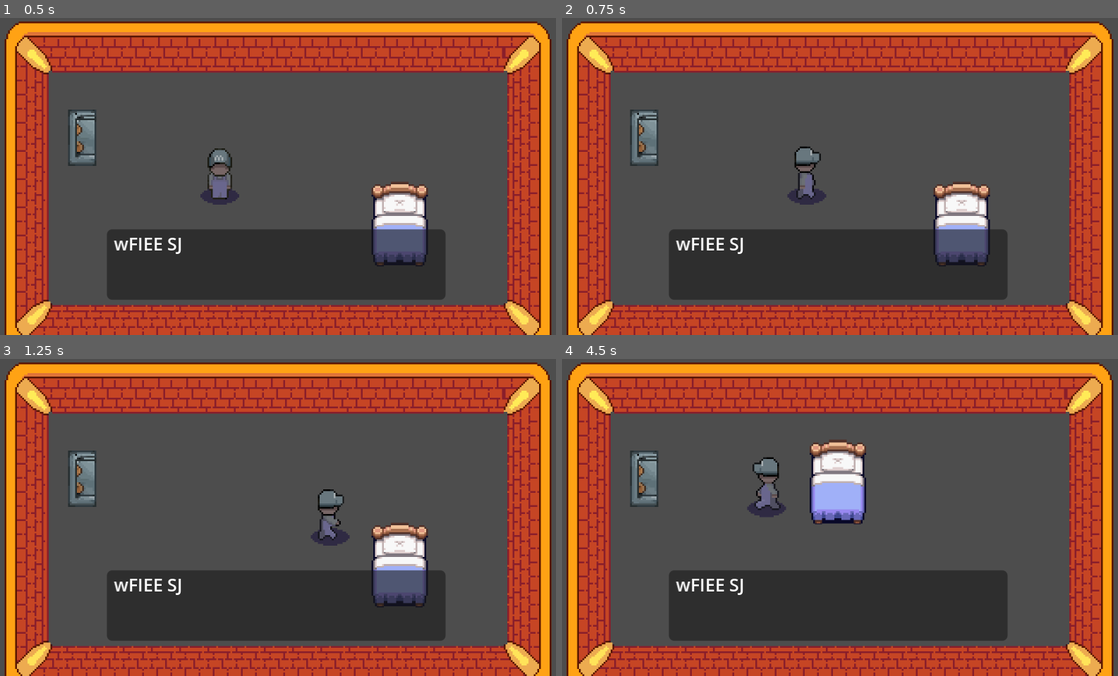
Above: before the commit, frames 1-4 (two rows, left to right).
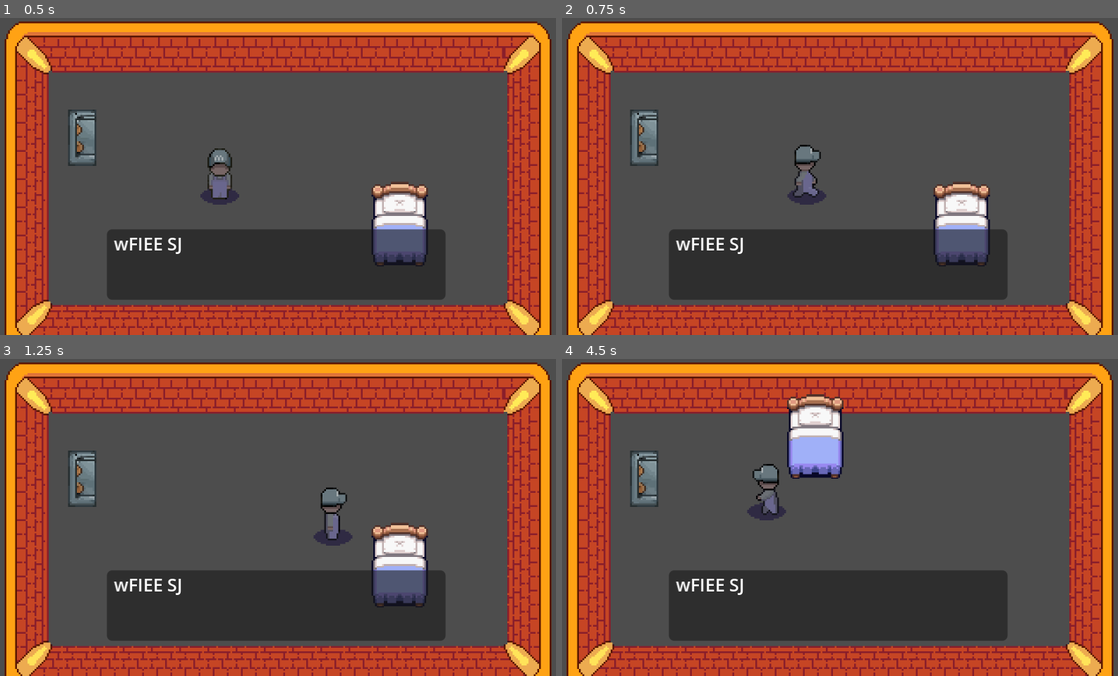
Above: after the commit, the same moments.

Repository: jeanRosa17/project-move-out
Game: Godot game, scene res://Levels/Empty TopDownRoom.tscn
Two runs of this game, one before a commit and one after it. Both use one fixed random seed, a clock stepped at 60 frames per second and the inputs below.
Inputs (mouse positions are in pixels of both pictures, inside the frame that each line leads up to):
- Up to frame 1 (0.5 s): no input
- Up to frame 2 (0.75 s): move the mouse to (962, 160) at 0.52 s; hold Right (MoveRight) from 0.53 s (still down); hold Shift (Push-Pull) from 0.53 s (still down); click (962, 160) at 0.6 s
- Up to frame 3 (1.25 s): keep holding Right (MoveRight); keep holding Shift (Push-Pull)
- Up to frame 4 (4.5 s): move the mouse to (728, 533) at 1.27 s; release Right (MoveRight) at 1.28 s; release Shift (Push-Pull) at 1.28 s; hold S (MoveDown) 1.28-2.03 s; tap Shift (Push-Pull) at 1.35 s; click (728, 533) at 1.55 s; move the mouse to (895, 447) at 2.02 s; hold Right (MoveRight) 2.03-2.78 s; hold Shift (Push-Pull) 2.03-2.78 s; right-click (895, 447) at 2.1 s; move the mouse to (812, 580) at 2.77 s; hold W (MoveUp) 2.78-3.53 s; click (812, 580) at 2.85 s; move the mouse to (1006, 565) at 3.52 s; hold Shift (Push-Pull) 3.53-4.28 s; hold Left (MoveLeft) from 3.53 s (still down); move the mouse to (673, 469) at 4.27 s; click (673, 469) at 4.35 s

Frame 1 is identical in both runs. In frame 2, 0.3% of the frame differs, in the area x 41-47%, y 40-58%; in frame 3, 0.5%; in frame 4, 5.1%, in the area x 33-55%, y 11-53%.

Commit message:
Attempted to fix Push state exiting shenanigans

Diff:
--- a/Player/Player.tscn
+++ b/Player/Player.tscn
@@ -833,7 +833,7 @@
 "duration": 1.0,
 "texture": SubResource("AtlasTexture_b5gfp")
 }],
-"loop": true,
+"loop": false,
 "name": &"push down",
 "speed": 6.0
 }, {
@@ -862,7 +862,7 @@
 "duration": 1.0,
 "texture": SubResource("AtlasTexture_6oo8f")
 }],
-"loop": true,
+"loop": false,
 "name": &"push side",
 "speed": 6.0
 }, {
@@ -891,7 +891,7 @@
 "duration": 1.0,
 "texture": SubResource("AtlasTexture_wy7gj")
 }],
-"loop": true,
+"loop": false,
 "name": &"push up",
 "speed": 6.0
 }, {
@@ -975,7 +975,7 @@
 
 [node name="NewAnimatedSprite2D" type="AnimatedSprite2D" parent="."]
 sprite_frames = SubResource("SpriteFrames_dter7")
-animation = &"throw up"
+animation = &"push up"
 autoplay = "idle down"
 
 [node name="Detector" type="Area2D" parent="."]
--- a/Scripts/Player Scripts/Controller.gd
+++ b/Scripts/Player Scripts/Controller.gd
@@ -48,6 +48,7 @@
 ## 2. node from the Furniture Group is around the player
 ## 3. Furniture node can be lifted
 func handleLift(_delta:float) -> void:
+	pass
 	if (Input.is_action_just_pressed("Lift")):
 		if ((self.manager.furniture) and (self.manager.furniture.isLifting)):
 			self.manager.changeState("Throw")
@@ -57,7 +58,7 @@
 
 ## Handles "Push" and "Pull"
 func handlePushPull(_delta:float) -> void:
-	if (Input.is_action_pressed("Push-Pull")):
+	if (Input.is_action_just_pressed("Push-Pull")):
 		if (self.manager.getStateName() != "Push"): self.manager.changeState("Push")
 
 func handleInteract(_delta:float) -> void:
--- a/Scripts/States/IdleState.gd
+++ b/Scripts/States/IdleState.gd
@@ -6,12 +6,13 @@
 
 ## The first method called when the state is transitioned into
 func enter() -> void:
+	var dir:String = self.getManager().view.animation.split(" ")[1].to_lower()
+
+	self.getManager().view.play("idle " + dir)
+
 	if (self.getManager().wasPreviousState("Idle")): return
-	if (self.getManager().wasPreviousState("Lift")):
-		self.getManager().view.play("idlelift " + self.getManager().view.animation.split(" ")[1].to_lower())
-		return
-
-	self.getManager().view.play("idle " + self.getManager().view.animation.split(" ")[1].to_lower())
+	if (self.getManager().wasPreviousState("Push")): self.getManager().view.play("push " + dir)
+	if (self.getManager().wasPreviousState("Lift")): self.getManager().view.play("idlelift " + dir)
 
 ## The last method called when the state is transitioned out of
 func exit() -> void:
--- a/Scripts/States/LiftState.gd
+++ b/Scripts/States/LiftState.gd
@@ -4,7 +4,7 @@
 @export var body:Player
 @onready var manager:StateManager = self.getManager()
 
-## Furniture needs to be not null and needs to be lifted
+## Furniture needs to be not null and needs to be lifted.
 func canEnter() -> bool:
 	if (self.manager.furniture && self.manager.furniture.canLift):
 		return true
--- a/Scripts/States/MovementState.gd
+++ b/Scripts/States/MovementState.gd
@@ -12,12 +12,22 @@
 func _ready() -> void:
 	self.physics = preload("res://Scripts/Resources/DefaultPhysics.tres")
 
+
+func canEnter() -> bool:
+	return super.canEnter()
+	#if (self.getManager().wasPreviousState("Idle") || self.getManager().wasPreviousState("Push")): return true
+	#else:
+		#if (self.getManager().wasPreviousState("Lift") and not (self.getManager().view.is_playing())): return true
+		#if (self.getManager().wasPreviousState("Throw") and not (self.getManager().view.is_playing())): return true
+	#return false
+
 ## The first method called when the state is transitioned into
 func enter() -> void:
 	var prefix:String = "move"
 
 	if (self.getManager().wasPreviousState("Lift")): prefix = "movelift"
-	if (self.getManager().wasPreviousState("Push")): prefix = "push"
+	if (self.getManager().wasPreviousState("Push") || self.getManager().view.animation.split()[0] == "push"):
+		prefix = "push"
 
 	if ((is_equal_approx(self.body.velocity.y, 0.0))
 		and (not (is_equal_approx(self.body.velocity.x, 0.0)))):
@@ -28,18 +38,12 @@
 
 ## The last method called when the state is transitioned out of
 func exit() -> void:
-
 	if (self.getManager().wasPreviousState("Lift")):
 		self.getManager().view.play("idlelift " + self.getManager().view.animation.split(" ")[1].to_lower())
+	elif (self.getManager().wasPreviousState("Push")):
+		self.getManager().view.play("push " + self.getManager().view.animation.split(" ")[1].to_lower())
 	else:
 		self.getManager().view.play("idle " + self.getManager().view.animation.split(" ")[1].to_lower())
-
-func canEnter() -> bool:
-	if (self.getManager().wasPreviousState("Idle") || self.getManager().wasPreviousState("Push")): return true
-	else:
-		if (self.getManager().wasPreviousState("Lift") and not (self.getManager().view.is_playing())): return true
-		if (self.getManager().wasPreviousState("Throw") and not (self.getManager().view.is_playing())): return true
-	return false
 
 ## Updates the animation's flipping state
 func update(_delta:float) -> void:
--- a/Scripts/States/PushState.gd
+++ b/Scripts/States/PushState.gd
@@ -9,26 +9,20 @@
 @export var isPushing:bool
 
 func canEnter() -> bool:
-	var prefix:String = "push"
-
-	print("can enter push")
-
-	if (manager.furniture && manager.furniture.canPush):
-		return true
-	else:
-		print("error pushing")
-		return false
+	return manager.furniture && manager.furniture.canPush
 
 
 func enter() -> void:
 	var dir:String = manager.view.animation.split(" ")[1].to_lower()
 
-	if not (manager.wasPreviousState("push")):
-		manager.view.play("push " + dir)
+	#if not (manager.wasPreviousState("push")):
+		#manager.view.play("push " + dir)
 
 	#lock player rotation/flip
 	manager.furniture.enterPush(self.body)
 
+#func canExit() -> bool:
+	#return false
 
 ## The last method called when the state is transitioned out of
 func exit() -> void:
--- a/Scripts/Utility/State Machine/StateManager.gd
+++ b/Scripts/Utility/State Machine/StateManager.gd
@@ -81,7 +81,7 @@
 
 	if (newState.canEnter()):
 		newState.enter()
-		if (logStatuses): print(newState.logStatus())
+		self.previousState = self.currentState
 		self.currentState = newState
-	else:
-		if (self.reportFails): print("Failed to enter " + newStateName)
+		if (logStatuses): print("Entering " + self.currentState.logStatus())
+	elif (self.reportFails): print("Failed to enter " + newStateName)
